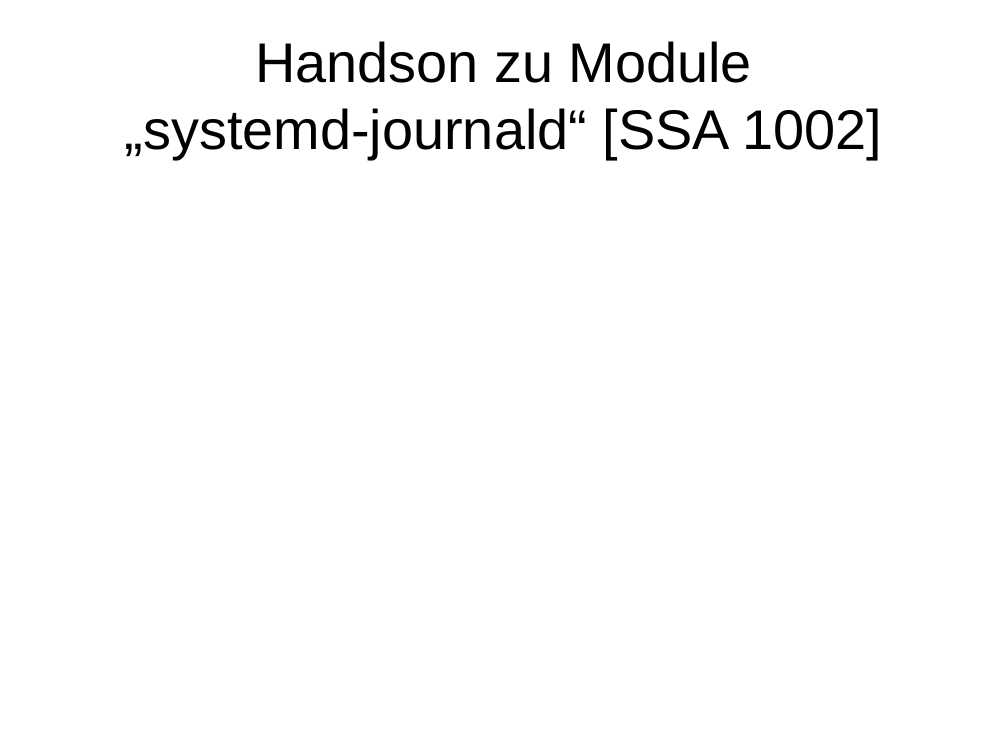
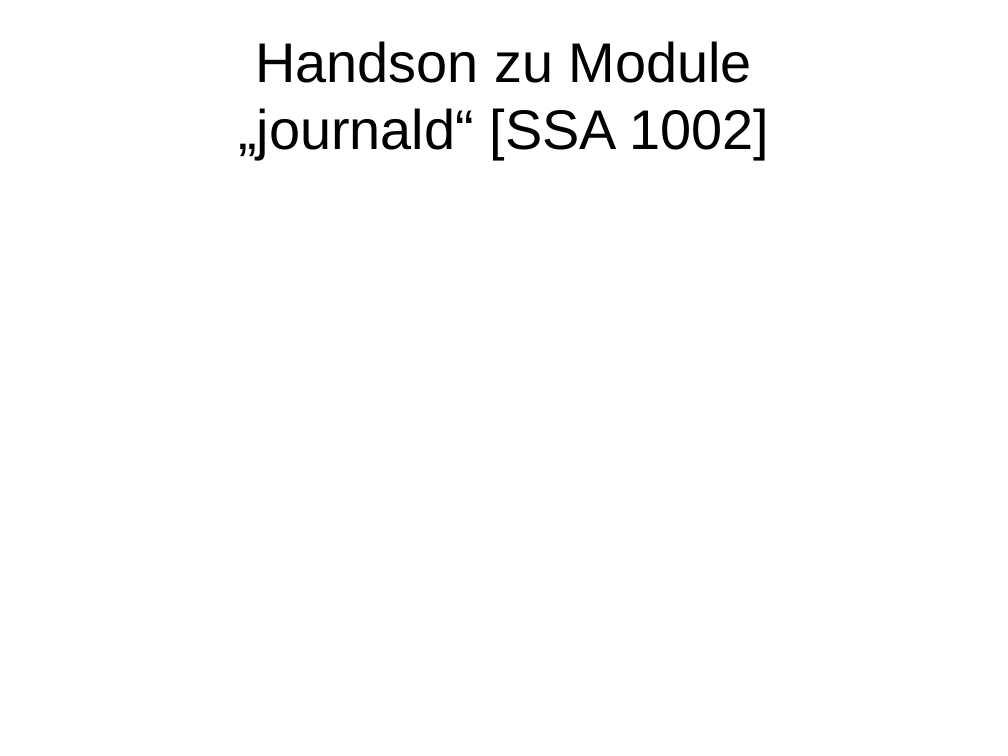
Before and after one commit to adfinis/adsy-trainings, a slide deck: slide 1 of SSA_SUSE-System-Administration/1002_journald/modul_journald_1002_03_handson.odp. Drawn at 1008x756 pixels with LibreOffice and Linux fonts; fonts in the diff are those of the drawing. Boxes give left, top, right and bottom in pixels: in the first picture for what was removed or moved away, otherwise in the second. Text is boxed around its words. In the diff, an @@ line names an element or a change of style, - is before the commit and + after.

```diff
--- a/SSA_SUSE-System-Administration/1002_journald/modul_journald_1002_03_handson.odp
+++ b/SSA_SUSE-System-Administration/1002_journald/modul_journald_1002_03_handson.odp
@@ title at (x1=238, y1=41, x2=769, y2=159): text changed @@
-Handson zu Module
-„systemd-journald“ [SSA 1002]
+Handson zu Module
+„journald“ [SSA 1002]
```
Also in this commit, not shown: 1 other file.
